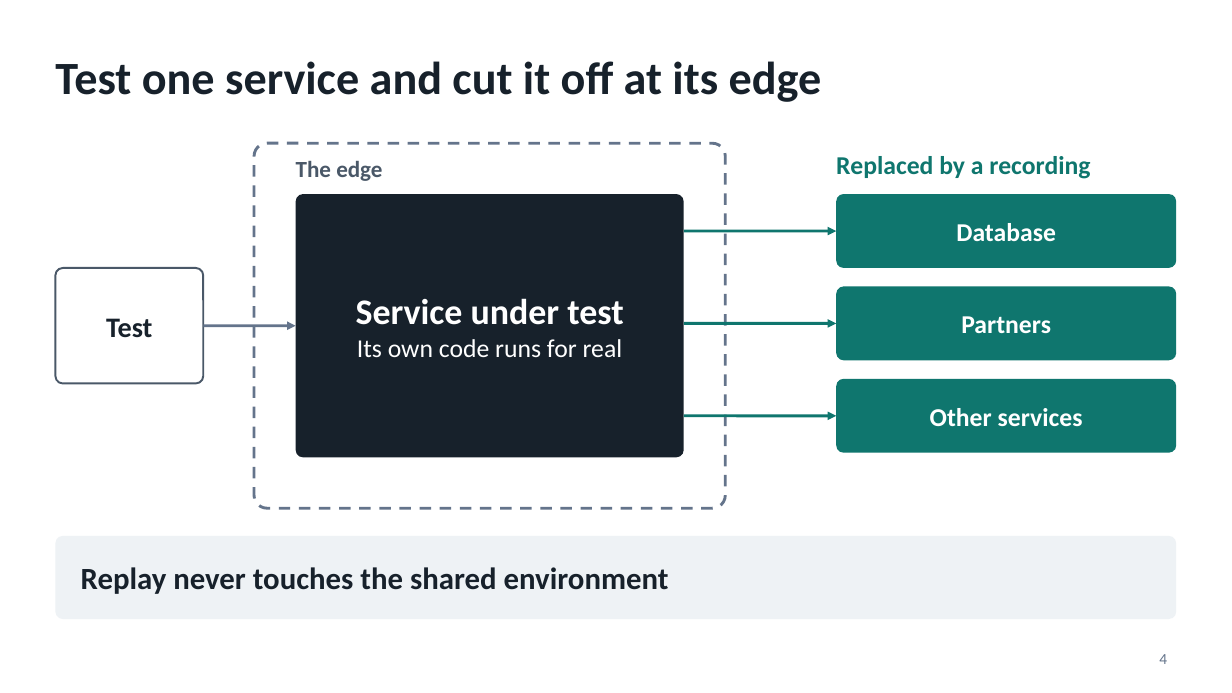
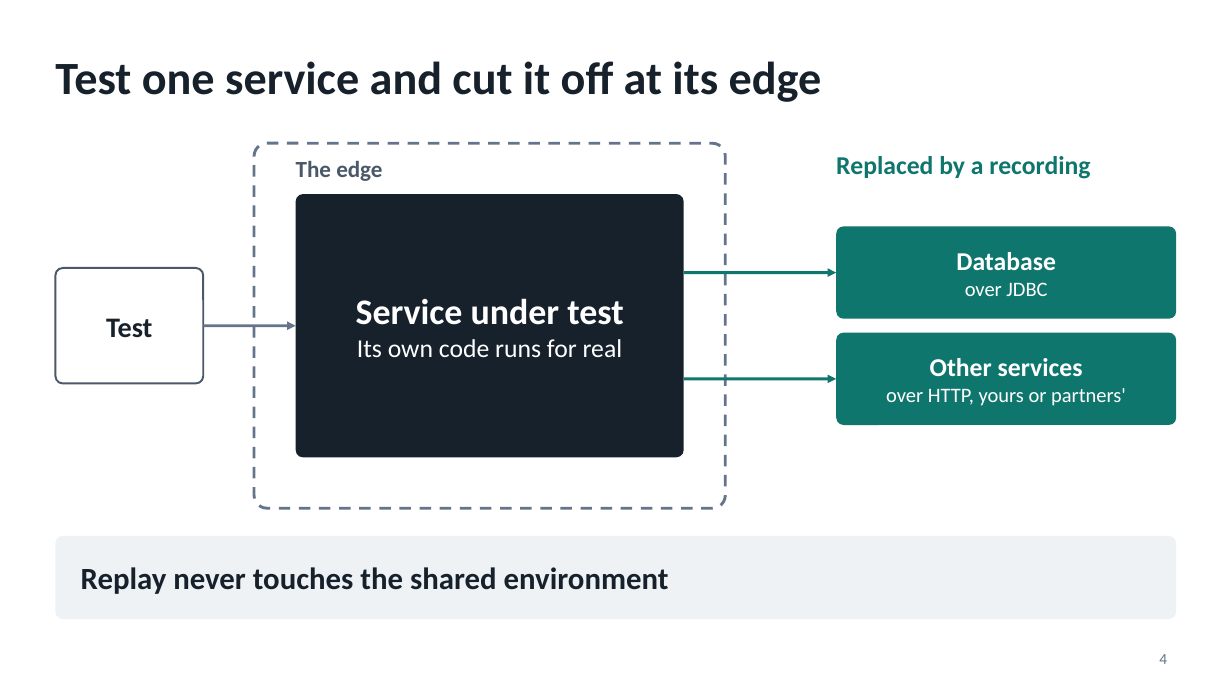
Before and after one commit to mgavr/regtests-prototype, a slide deck: slide 4 of docs/presentation/regtests-prototype.pptx. Drawn at 1232x693 pixels with LibreOffice and Linux fonts; fonts in the diff are those of the drawing. Boxes give left, top, right and bottom in pixels: in the first picture for what was removed or moved away, otherwise in the second. Text is boxed around its words. In the diff, an @@ line names an element or a change of style, - is before the commit and + after.

```diff
--- a/docs/presentation/regtests-prototype.pptx
+++ b/docs/presentation/regtests-prototype.pptx
@@ rounded rectangle "Database": place and size @@
-rounded rectangle "Database" at (836, 194, 1177, 268)
+rounded rectangle "Database" at (836, 226, 1177, 319)
@@ rounded rectangle "Database" at (836, 226, 1177, 319): proportions changed @@
@@ arrow moved from (684, 231) - (836, 231) to (684, 273) - (836, 273) @@
@@ text in rounded rectangle at (965, 282, 1047, 296): paragraph added @@
+over JDBC
@@ rounded rectangle "Other services" at (836, 333, 1177, 425): proportions changed @@
@@ rounded rectangle "Other services": place and size @@
-rounded rectangle "Other services" at (836, 287, 1177, 360)
+rounded rectangle "Other services" at (836, 333, 1177, 425)
@@ text in rounded rectangle at (886, 358, 1126, 406): text changed; size 20 to 16 pt; bold off @@
-Partners
+Other services
+over HTTP, yours or partners'
@@ arrow moved from (684, 323) - (836, 323) to (684, 379) - (836, 379) @@
@@ rounded rectangle removed at (836, 379, 1177, 453) @@
-Other services
@@ arrow removed from (684, 416) to (836, 416) @@
```
Also in this commit, not shown: 1 other slide changed, 1 other file.
